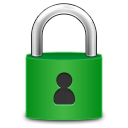
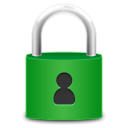
Layer changes from the first 128×128 image to the second:
pixels changed over (31, 3, 97, 58) (layer not identified)
